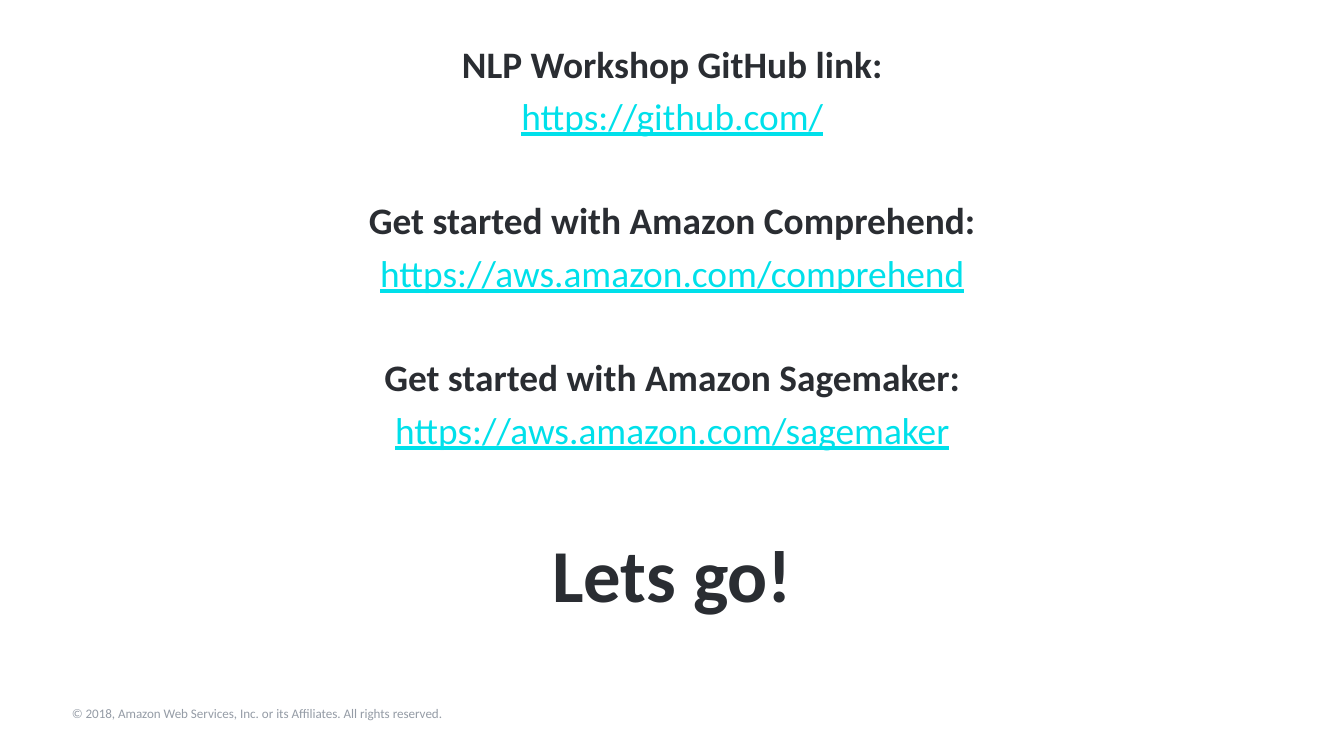
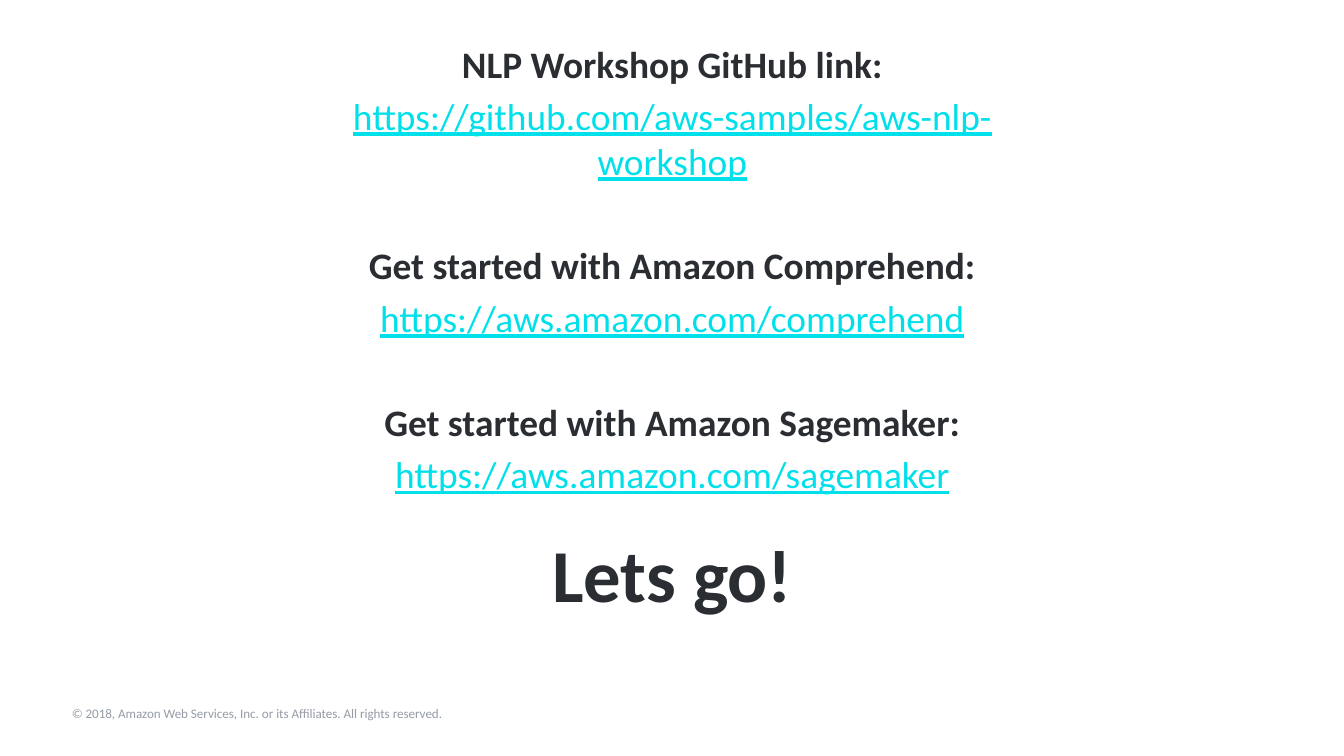
Before and after one commit to aws-samples/aws-nlp-workshop, a slide deck: slide 9 of Presentation-AWS-NLP-workshop.pptx. Drawn at 1344x756 pixels with LibreOffice and Linux fonts; fonts in the diff are those of the drawing; background and template pictures are left out. Boxes give left, top, right and bottom in pixels: in the first picture for what was removed or moved away, otherwise in the second. Text is boxed around its words. In the diff, an @@ line names an element or a change of style, - is before the commit and + after.

```diff
--- a/Presentation-AWS-NLP-workshop.pptx
+++ b/Presentation-AWS-NLP-workshop.pptx
@@ text at (353,104,991,181): text changed @@
-https://github.com/
+https://github.com/aws-samples/aws-nlp-workshop
```
Also in this commit, not shown: 1 other slide changed.
